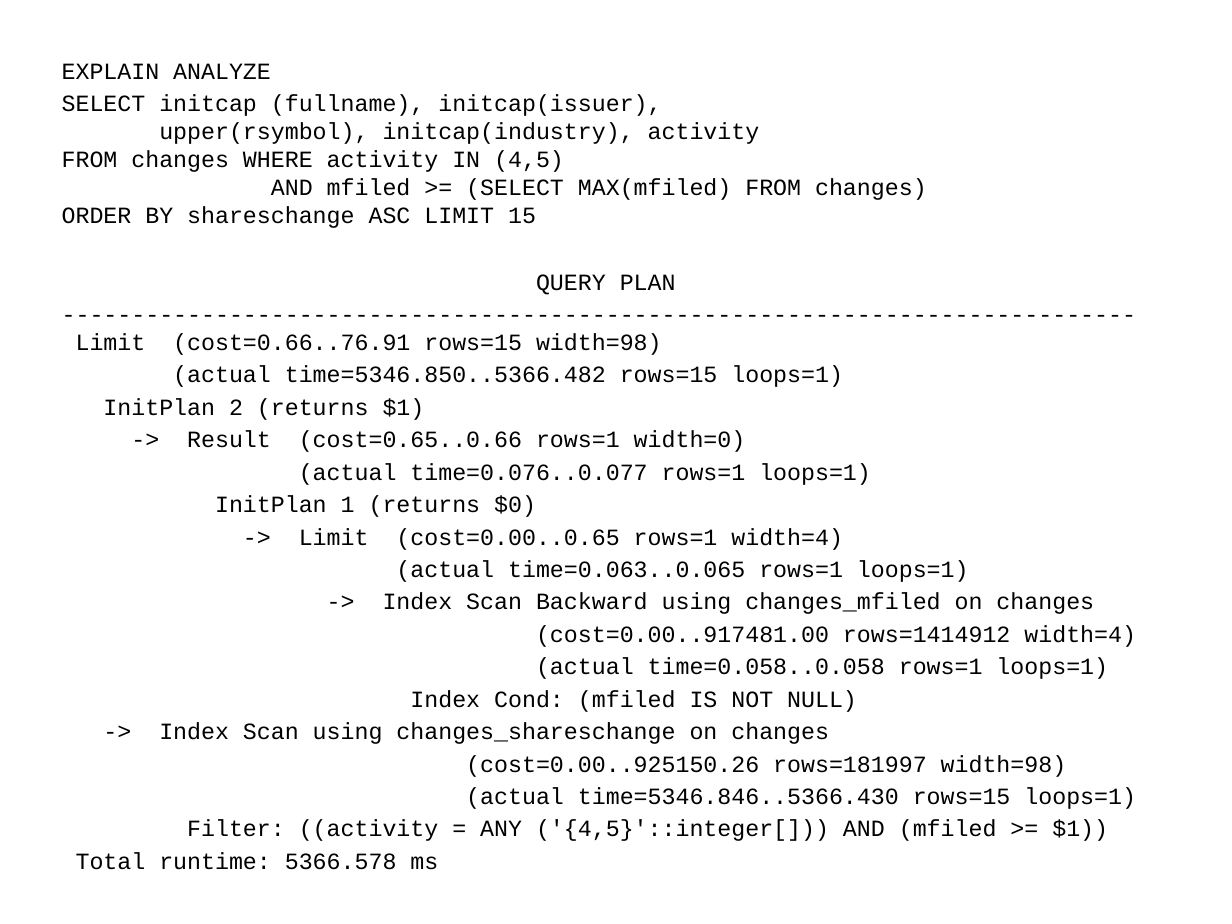
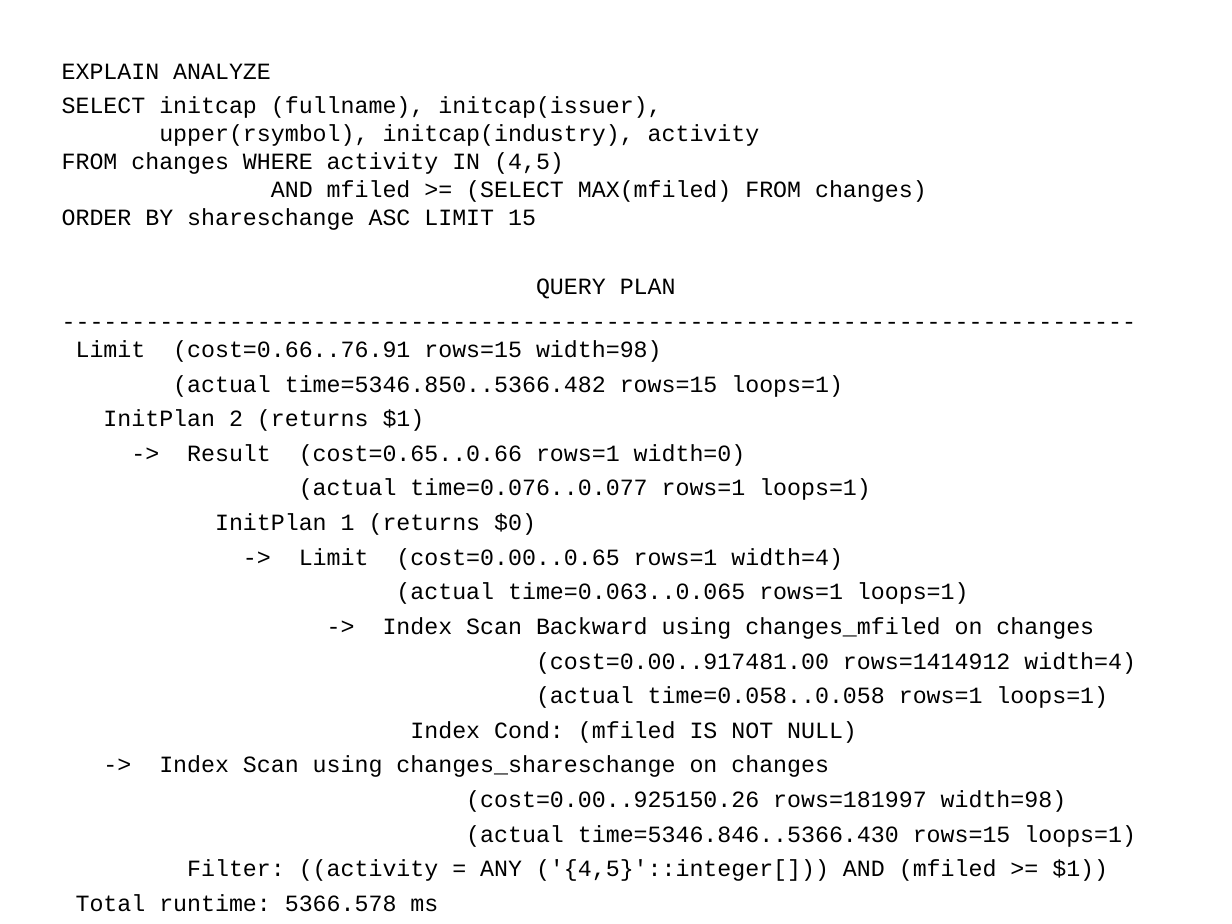
Before and after one commit to tvondra/explain_training, a slide deck: slide 82 of explain-training.odp (slide 80 before the commit). Drawn at 1232x924 pixels with LibreOffice and Linux fonts; fonts in the diff are those of the drawing. Boxes give left, top, right and bottom in pixels: in the first picture for what was removed or moved away, otherwise in the second. Text is boxed around its words. In the diff, an @@ line names an element or a change of style, - is before the commit and + after.

```diff
--- a/explain-training.odp
+++ b/explain-training.odp
@@ text "EXPLAIN ANALYZE" at (62,63,1136,881): more space between paragraphs @@
```
Also in this commit, not shown: 8 other slides changed, 3 slides added, 3 other files.
